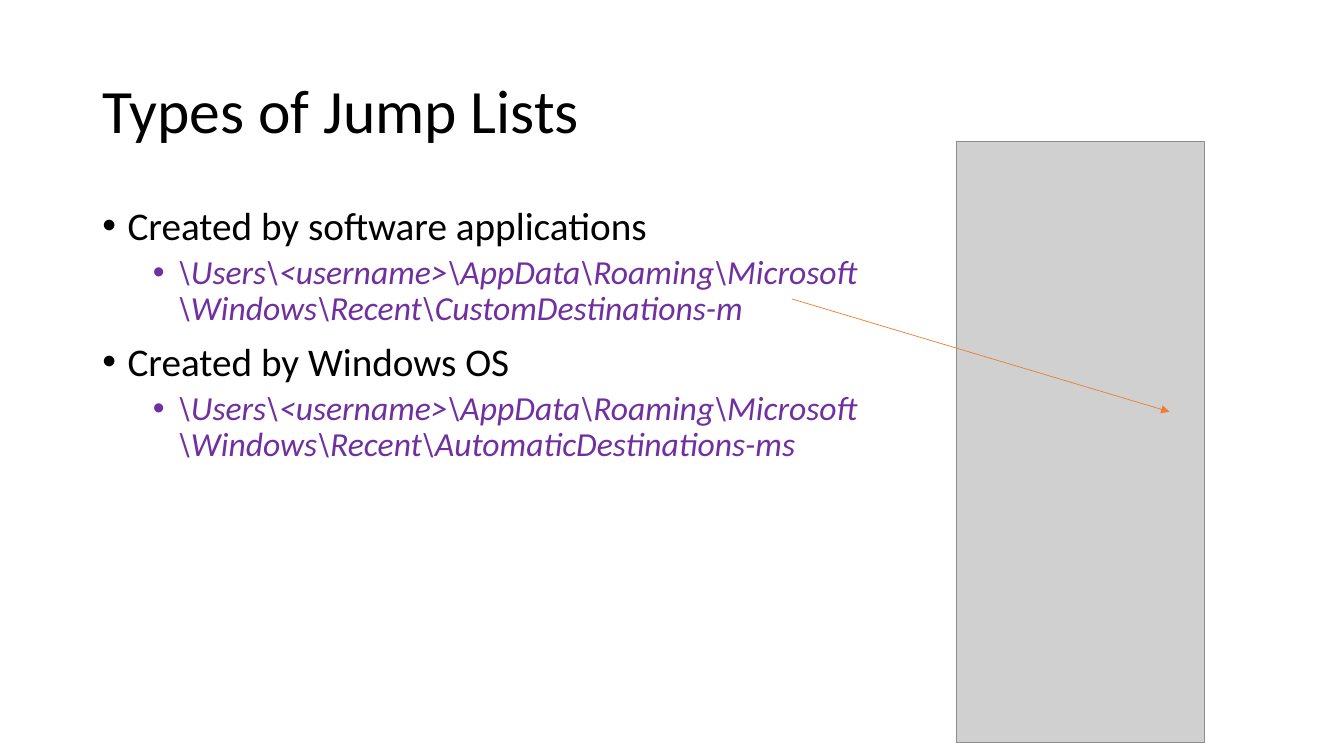
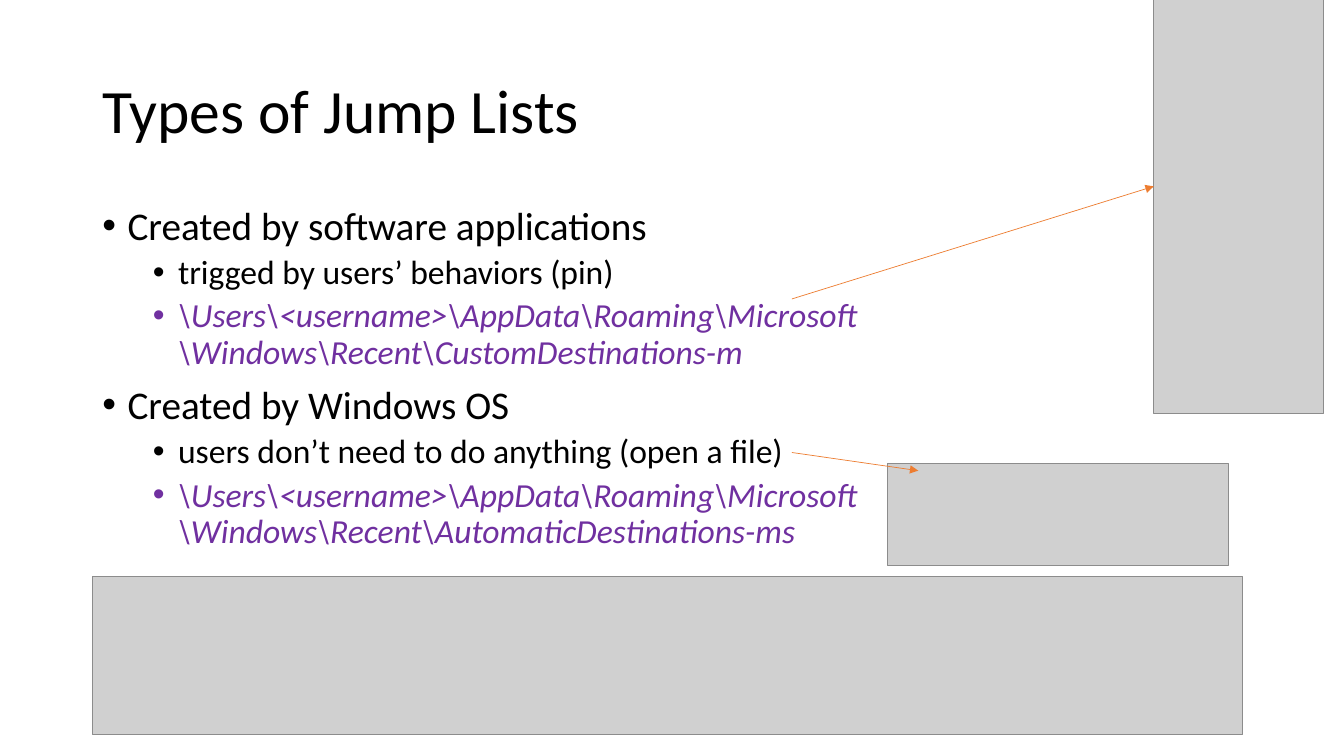
Before and after one commit to frankwxu/digital-forensics-lab, a slide deck: slide 25 of NIST_Data_Leakage_Case/NIST_Data_Leakage_06_Network_Shellbag_Jumplist.pptx (slide 22 before the commit). Drawn at 1344x756 pixels with LibreOffice and Linux fonts; fonts in the diff are those of the drawing; grey boxes stand for pictures; background and template pictures are left out. Boxes give left, top, right and bottom in pixels: in the first picture for what was removed or moved away, otherwise in the second. Text is boxed around its words. In the diff, an @@ line names an element or a change of style, - is before the commit and + after.

```diff
--- a/NIST_Data_Leakage_Case/NIST_Data_Leakage_06_Network_Shellbag_Jumplist.pptx
+++ b/NIST_Data_Leakage_Case/NIST_Data_Leakage_06_Network_Shellbag_Jumplist.pptx
@@ picture: place and size @@
-picture at [957, 141, 1204, 743]
+picture at [1154, 0, 1325, 413]
@@ arrow moved from (792, 299) - (1170, 411) to (792, 299) - (1154, 187) @@
@@ text at [178, 259, 613, 290]: paragraph added @@
+  • trigged by users’ behaviors (pin)
@@ text at [178, 438, 782, 469]: paragraph added @@
+  • users don’t need to do anything (open a file)
@@ arrow added from (792, 453) to (919, 471), #ED7D31 0.5 pt @@
@@ picture added at [888, 464, 1229, 566] @@
@@ picture added at [93, 577, 1243, 735] @@
```
Also in this commit, not shown: 16 other slides changed, 2 slides added, 1 slide removed, 8 other files.
